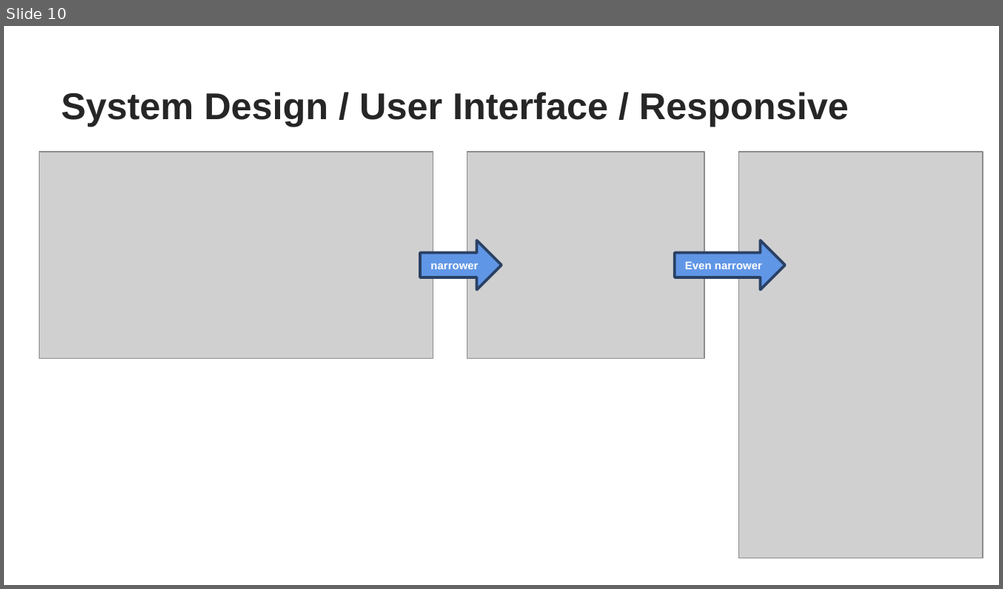
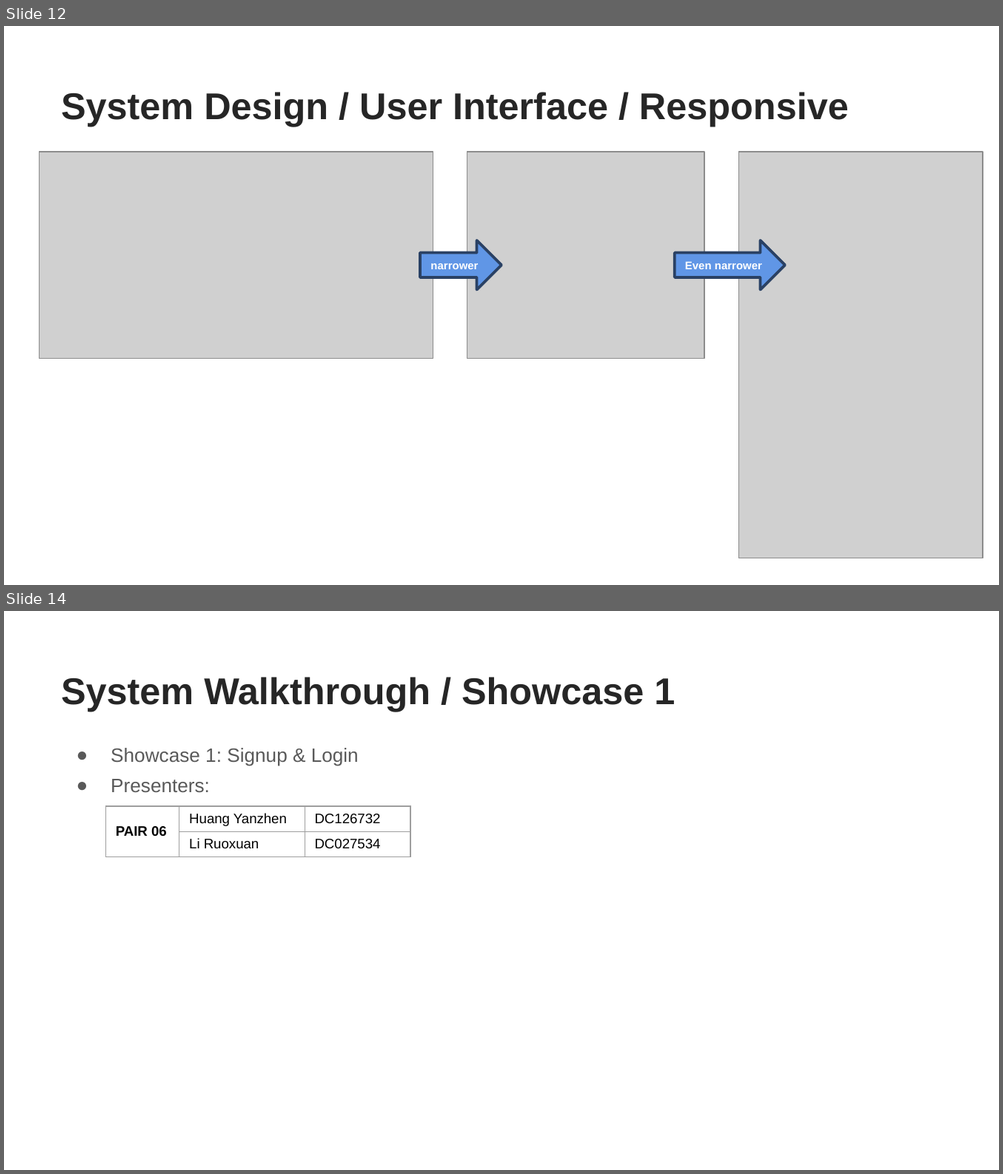
Before and after one commit to YanzhenHuang/CISC3003-Final-Project, a slide deck: My Project Archive/CISC3003-Project-Presentation (Final).pptx. Shown one above the other, each under a label of ours: slide 10 before the commit, slides 12 and 14 after it; the slides between them are not shown. The pictures are 1003x589 and 1003x1174 pixels, drawn with LibreOffice and Linux fonts; fonts in the diff are those of the drawing; grey boxes stand for pictures; background and template pictures are left out. Boxes give left, top, right and bottom in pixels: in the first picture for what was removed or moved away, otherwise in the second. Text is boxed around its words. In the diff, an @@ line names an element or a change of style, - is before the commit and + after.

```diff
--- a/My Project Archive/CISC3003-Project-Presentation (Final).pptx
+++ b/My Project Archive/CISC3003-Project-Presentation (Final).pptx
@@ slide 14 added at <box>4,611,999,1170</box>, background picture (left out) @@
@@ title added at <box>61,677,674,712</box>, 27 pt, text #262626, bold @@
+System Walkthrough / Showcase 1
@@ text added at <box>111,748,358,792</box>, 14 pt, text #595959 @@
+● Showcase 1: Signup & Login
+● Presenters:
@@ table added at <box>105,806,410,859</box>, 2 rows, 3 columns @@
+PAIR 06 | Huang Yanzhen | DC126732
+ | Li Ruoxuan | DC027534
@@ what was slide 10 is now slide 12 @@
```
Also in this commit, not shown: 9 slides changed, 4 other slides added, 1 other file.
